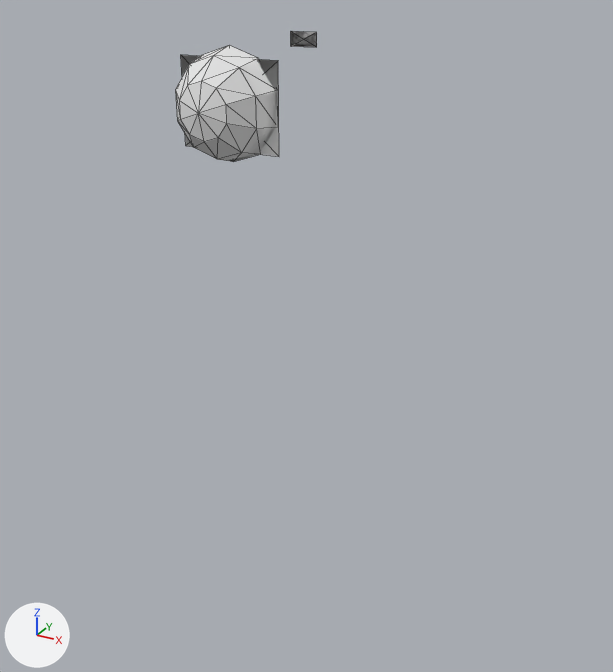
Before and after pictures for a commit that changed the OBJ model assets/meshes/hull_terran_tender_frag_3.obj.
Camera for both pictures: a 50 mm lens placed at (-0.329, -1.693, 1.606), pointed at (-1.117, -0.26, 0.89). Every picture has the same lights, and +X, +Y and +Z are marked at lower left. The picture after the commit comes second. Mesh edges are drawn as thin lines. Where no turn or scale is listed for an object, it has been applied to the vertices.

Names of what the first picture shows: 'hull_terran_tender_frag_3'.
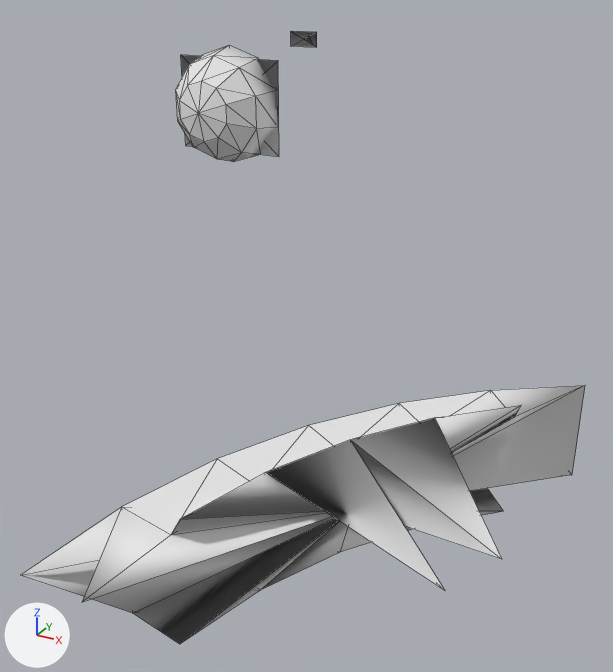
Changed parts and their boxes (x1, y1, x2, y2) in the pictures (613 x 672 px; the box of a moved part takes in the faces that stretch with it):
'hull_terran_tender_frag_3', reshaped (295% wider, 365% taller): before (175, 31, 317, 162); after (21, 31, 585, 644)
part 1 of me_hull_terran_tender_frag_3, added: after (21, 386, 585, 644)
part 2 of me_hull_terran_tender_frag_3, moved or reshaped: (291, 31, 316, 47) in both

The change in detail:
me_hull_terran_tender_frag_3 is used by ob_hull_terran_tender_frag_3; location (0.0, 0.0, 0.0).
Verts and faces of me_hull_terran_tender_frag_3; kept vertices keep their numbers, new ones are numbered from 42.
Before the commit, vertices of me_hull_terran_tender_frag_3: 4 (-1.631, 0.58, 1.384) at pixel (290, 46), 5 (-1.545, 0.58, 1.384) at pixel (316, 47), 6 (-1.545, 0.58, 1.426) at pixel (316, 32), 7 (-1.631, 0.58, 1.426) at pixel (290, 31), 41 (-1.588, 0.58, 1.405) at pixel (303, 39).
me_hull_terran_tender_frag_3 had 42 vertices, 72 faces and spanned x -1.735..-1.441, y 0.046..0.58, z 1.122..1.426.
me_hull_terran_tender_frag_3 now has 74 vertices, 132 faces and spans x -1.735..-0.557, y -1.024..0.58, z 0.572..1.426.
me_hull_terran_tender_frag_3 part 1: a new loose piece of 32 vertices spanning x -1.17..-0.557, y -1.024..-0.011, z 0.572..0.832.
Part 2, on me_hull_terran_tender_frag_3:
Faces deleted: (4, 7, 41), (6, 41, 7), (4, 41, 5).
New faces: (4, 5, 41), (6, 7, 41), (4, 41, 7) (mat_interior (white #e7e7e7)).
Other edits to the shape of me_hull_terran_tender_frag_3 do not show in these pictures.
